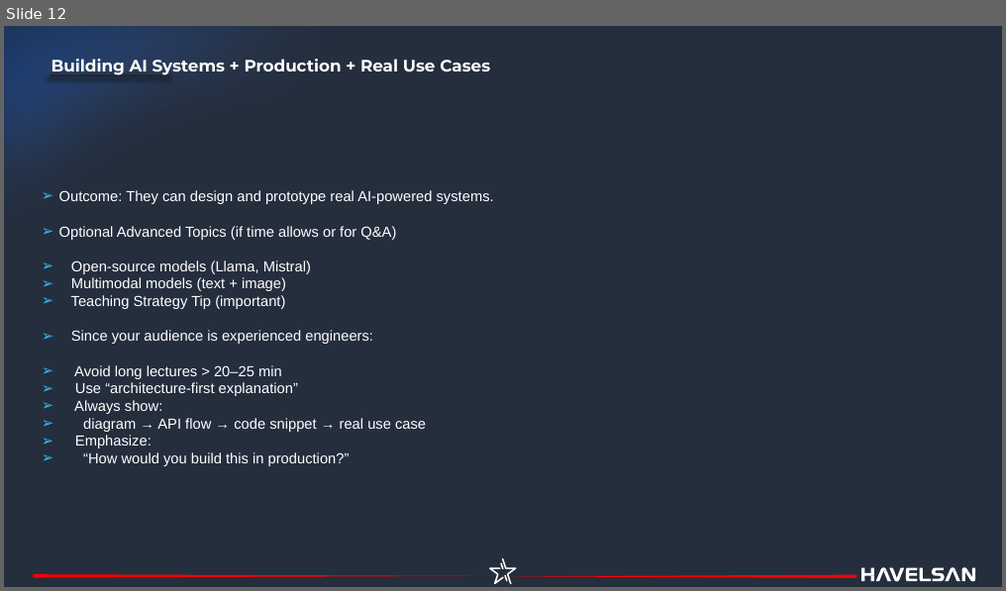
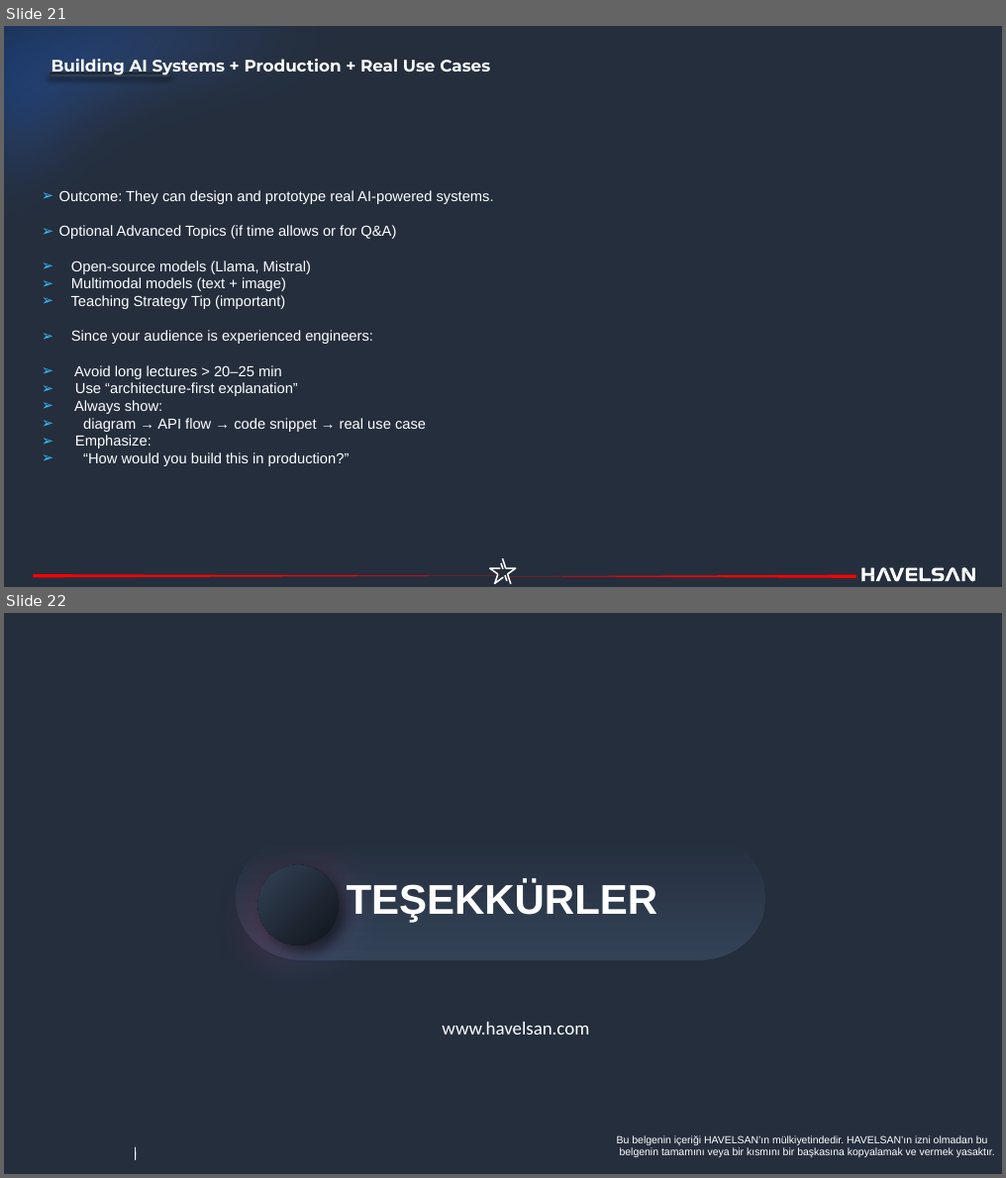
Before and after one commit to havelsan/YZ_EGITIM, a slide deck: presentations/03.Day_3_—_Building_AI_Systems_Production_Real_Use_Case.pptx. Shown one above the other, each under a label of ours: slide 12 before the commit, slides 21 and 22 after it. The pictures are 1006x591 and 1006x1178 pixels, drawn with LibreOffice and Linux fonts; fonts in the diff are those of the drawing; background and template pictures are left out. Boxes give left, top, right and bottom in pixels: in the first picture for what was removed or moved away, otherwise in the second. Text is boxed around its words. In the diff, an @@ line names an element or a change of style, - is before the commit and + after.

```diff
--- a/presentations/03.Day_3_—_Building_AI_Systems_Production_Real_Use_Case.pptx
+++ b/presentations/03.Day_3_—_Building_AI_Systems_Production_Real_Use_Case.pptx
@@ slide 22 added at [4,613,1002,1174], background #242E3D @@
@@ page number added at [923,639,1001,663], 12 pt, text #FFFFFF, bold @@
+22
@@ rectangle added at [927,634,982,674], fill #242E3D @@
@@ ellipse added at [946,636,975,663], fill #10141A @@
@@ freeform shape added at [203,825,402,1039], fill gradient #566EAA to #9E1231 to #242E3D @@
@@ freeform shape added at [236,836,765,960], fill gradient #334257 to #242E3D @@
@@ ellipse added at [257,865,338,946], fill gradient #10141A to #334257 @@
@@ text added at [347,881,658,923], 40 pt, text #FFFFFF, bold @@
+TEŞEKKÜRLER
@@ text added at [442,1022,589,1035], 18 pt, text #FFFFFF @@
+www.havelsan.com
@@ text added at [134,1146,137,1167], 11 pt, text #FFFFFF @@
+I
@@ text added at [617,1136,995,1157], 10 pt, text #FFFFFF @@
+Bu belgenin içeriği HAVELSAN’ın mülkiyetindedir. HAVELSAN’ın izni olmadan bu
+belgenin tamamını veya bir kısmını bir başkasına kopyalamak ve vermek yasaktır.
@@ text added at [134,1148,137,1160], 11 pt, text #FFFFFF @@
+I
@@ text added at [134,1149,137,1160], 11 pt, text #FFFFFF @@
+I
@@ what was slide 12 is now slide 21 @@
@@ slide 21 changed as well @@
@@ outline redrawn in 3 elements at [4,26,856,463], [33,574,500,577], [489,559,516,585] @@
```
Also in this commit, not shown: 10 other slides changed, 10 other slides added, 2 slides removed, 13 other files.
